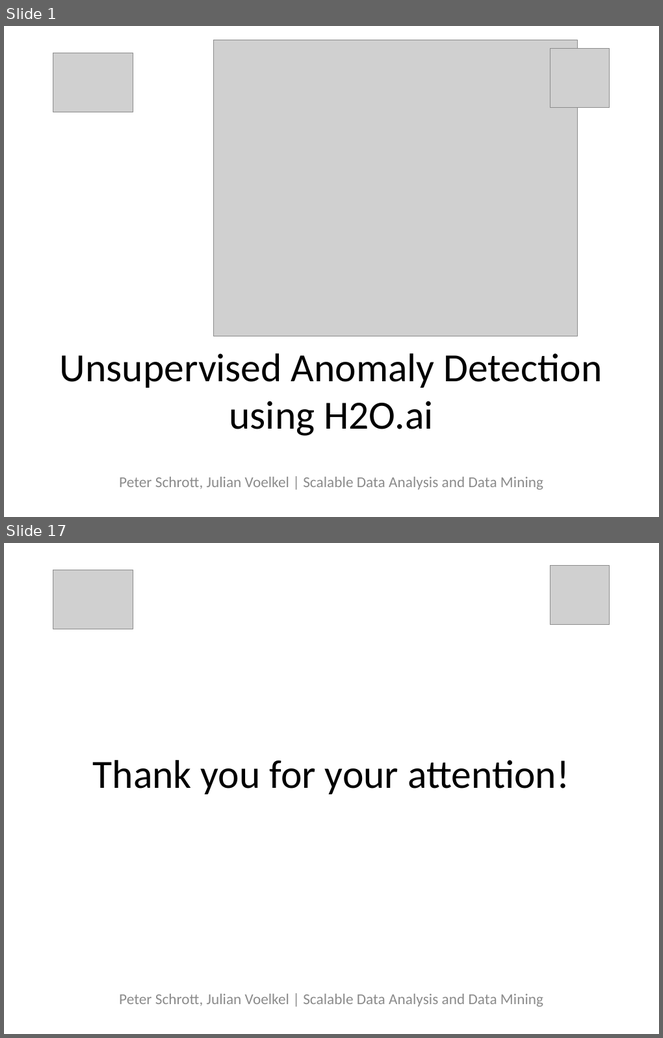
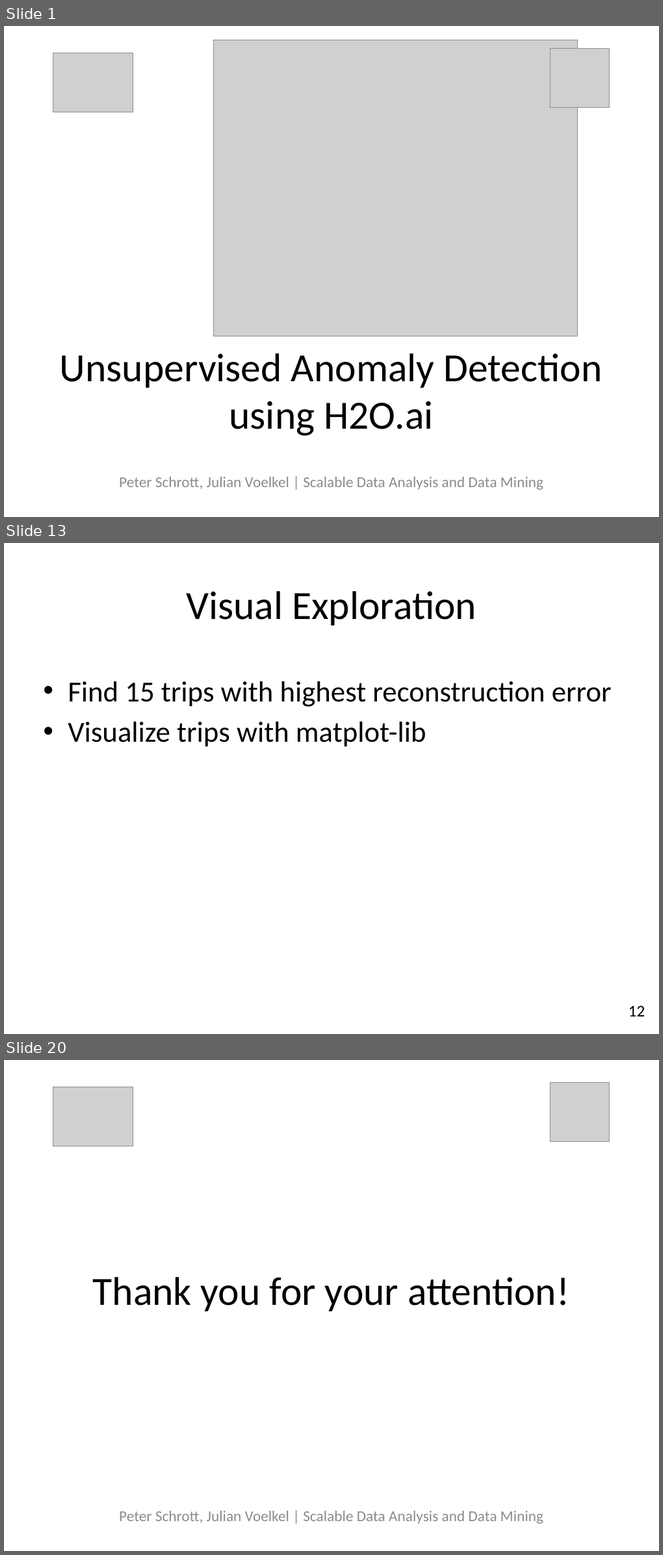
Before and after one commit to peterschrott/axa-driver-telematics, a slide deck: report/02-presentation/presentation.pptx. Shown one above the other, each under a label of ours: slides 1 and 17 before the commit, slides 1, 13 and 20 after it; the slides between them are not shown. The pictures are 663x1038 and 663x1555 pixels, drawn with LibreOffice and Linux fonts; fonts in the diff are those of the drawing; grey boxes stand for pictures. Boxes give left, top, right and bottom in pixels: in the first picture for what was removed or moved away, otherwise in the second. Text is boxed around its words. In the diff, an @@ line names an element or a change of style, - is before the commit and + after.

```diff
--- a/report/02-presentation/presentation.pptx
+++ b/report/02-presentation/presentation.pptx
@@ slide 13 added at box(4, 543, 659, 1034), background #FFFFFF @@
@@ title added at box(186, 591, 477, 626), 44 pt, text #000000 @@
+Visual Exploration
@@ text added at box(68, 681, 612, 747), 32 pt, text #000000 @@
+• Find 15 trips with highest reconstruction error
+• Visualize trips with matplot-lib
@@ text added at box(629, 1006, 646, 1017), 18 pt, text #000000 @@
+12
@@ what was slide 17 is now slide 20 @@
```
Also in this commit, not shown: 16 slides changed, 2 other slides added, 2 other files.
